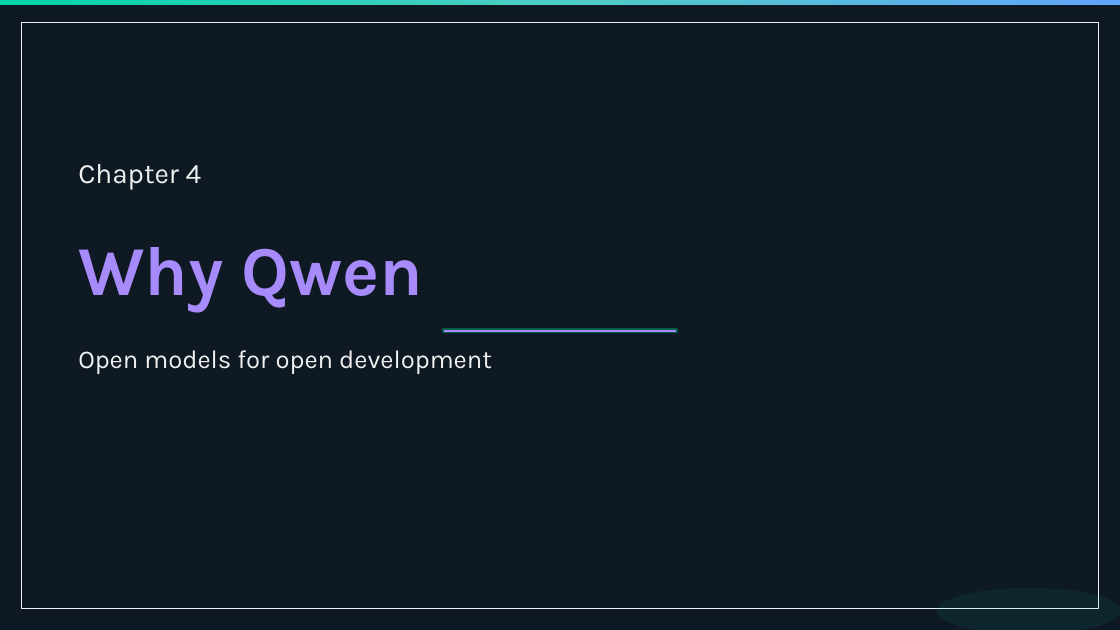
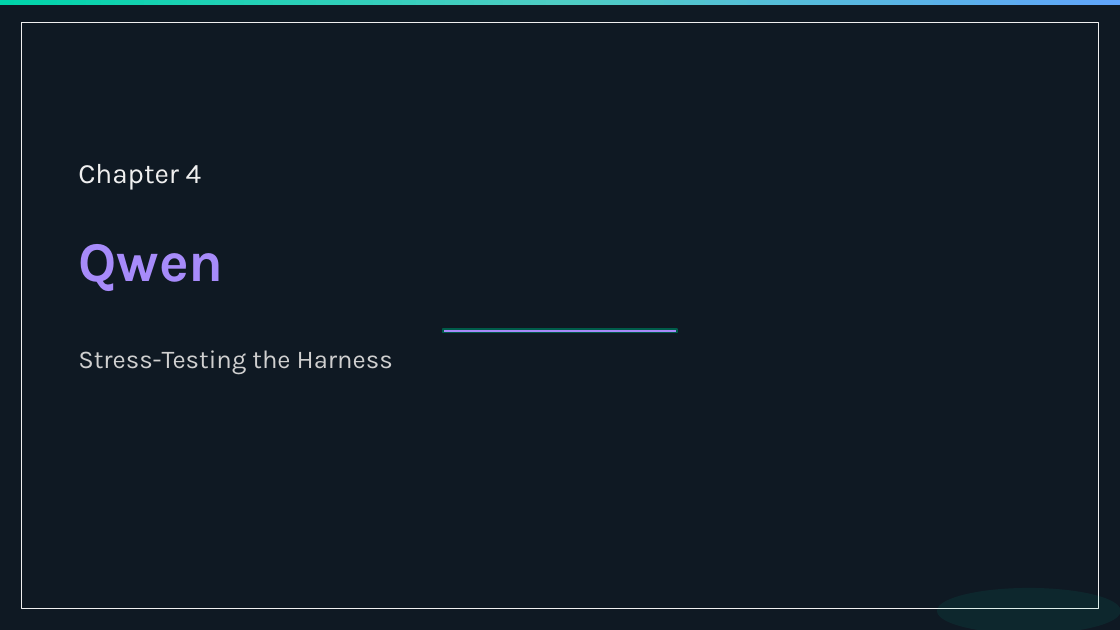
Before and after one commit to ignithex/autobe-llm-agent-code, a slide deck: slide 60 of website/public/seminars/qwen-korea-meetup-20260326.pptx. Drawn at 1120x630 pixels with LibreOffice and Linux fonts; fonts in the diff are those of the drawing. Boxes give left, top, right and bottom in pixels: in the first picture for what was removed or moved away, otherwise in the second. Text is boxed around its words. In the diff, an @@ line names an element or a change of style, - is before the commit and + after.

Commit message:
feat(website): harness wording. (#1211)
* feat(website): harness wording

* more things

* fix it

```diff
--- a/website/public/seminars/qwen-korea-meetup-20260326.pptx
+++ b/website/public/seminars/qwen-korea-meetup-20260326.pptx
@@ text at box(78, 244, 223, 291): text changed; size 60 to 48 pt @@
-Why Qwen
+Qwen
@@ text at box(78, 350, 393, 374): text changed; text colour #F0F0F0 to #D0D0D0 @@
-Open models for open development
+Stress-Testing the Harness
```
Also in this commit, not shown: 24 other slides changed, 1 other file.
